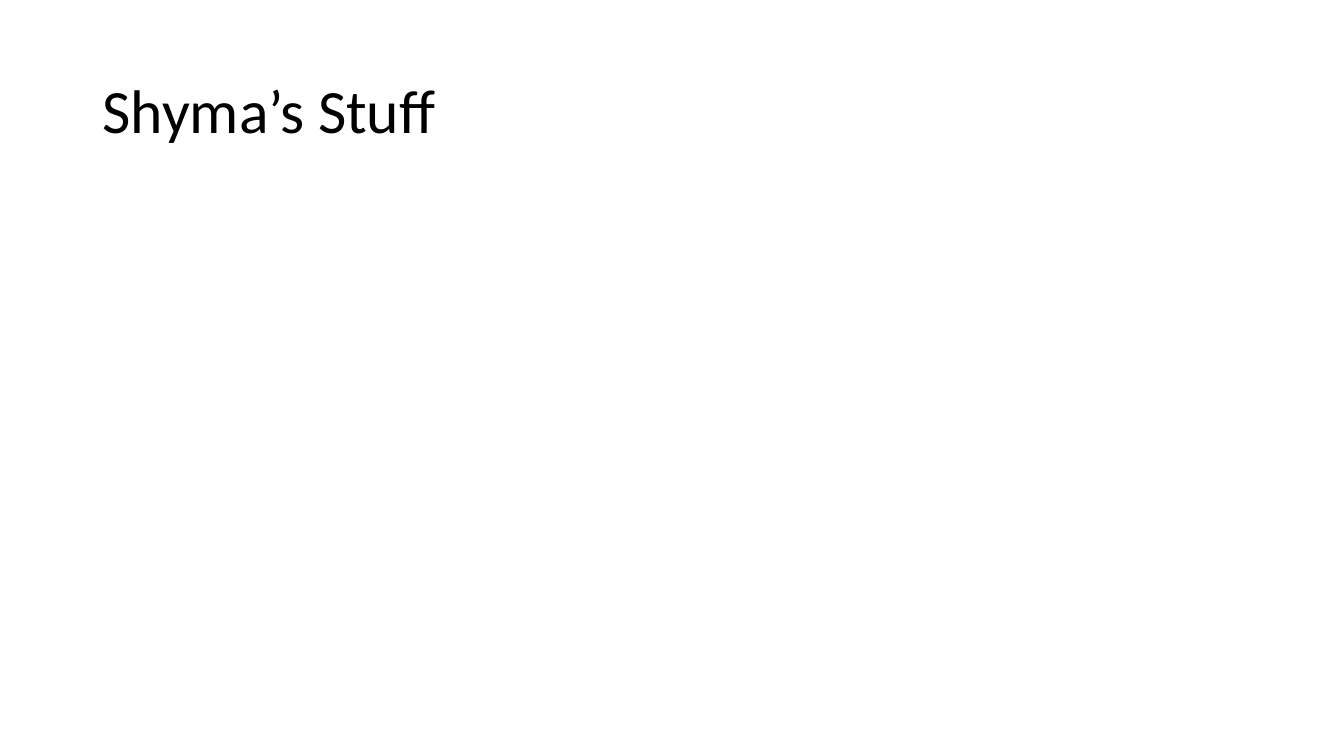
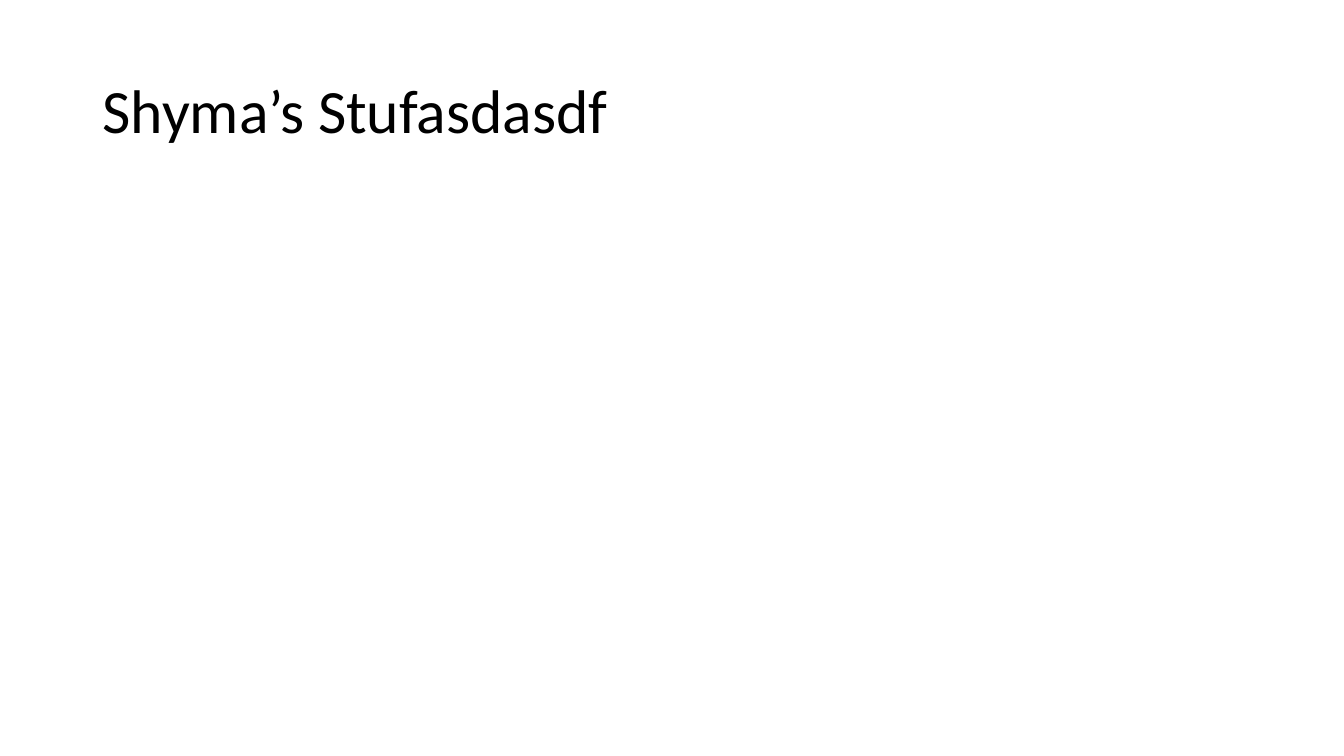
Before and after one commit to usd17093/TestGit, a slide deck: slide 2 of People Section.pptx. Drawn at 1344x756 pixels with LibreOffice and Linux fonts; fonts in the diff are those of the drawing. Boxes give left, top, right and bottom in pixels: in the first picture for what was removed or moved away, otherwise in the second. Text is boxed around its words. In the diff, an @@ line names an element or a change of style, - is before the commit and + after.

Commit message:
asdas

```diff
--- a/People Section.pptx
+++ b/People Section.pptx
@@ title at (102, 90, 607, 143): text changed @@
-Shyma’s Stuff
+Shyma’s Stufasdasdf
```
